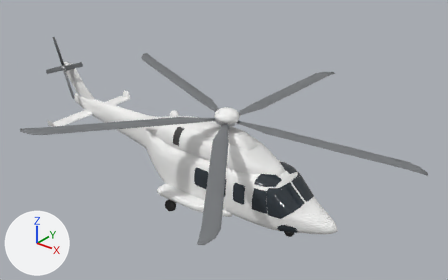
Two versions of the glTF model flightsim/viewer/models/aw139.glb, one commit apart.
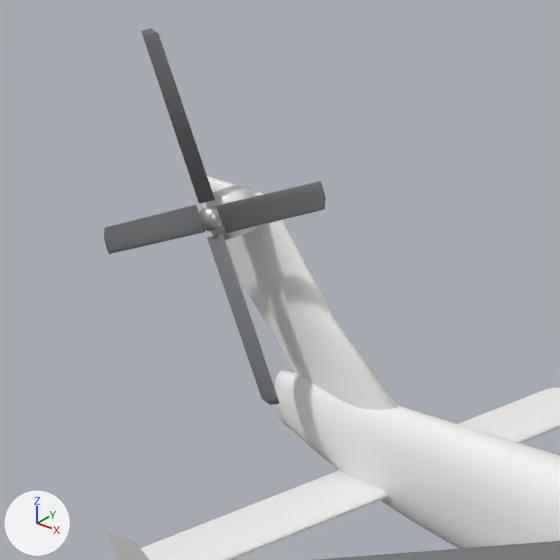
The first picture shows the older version from a camera (50 mm lens) standing at (12.38, -15.58, 12.38) and looking at (-0.79, 0.88, 2.17). The close-ups show the older and then the newer version on the part from 6% to 27% of the width and 11% to 45% of the height of that picture. Only the edits that show in the close-ups are written down. The lights are fixed; the arrows at lower left show +X, +Y and +Z.

Names of what the first close-up shows: 'AW139_Fin', 'AW139_Fuselage', 'AW139_MainBlade3', 'AW139_Stabilizer', 'AW139_TailBlade0', 'AW139_TailBlade1', 'AW139_TailBlade2', 'AW139_TailBlade3', 'AW139_TailGearbox' and 2 more.
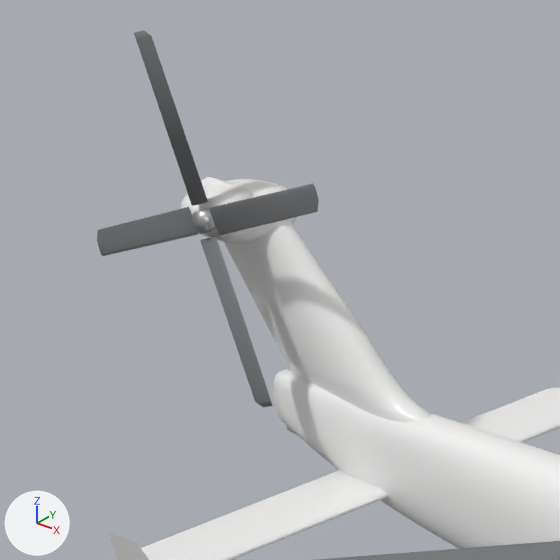
Diff of the bpy script that builds the scene:
```diff
--- a/flightsim/viewer/models/aw139.glb.py
+++ b/flightsim/viewer/models/aw139.glb.py
@@ me_aw139_fin @@
 # used by ob_aw139_fin; location = (0.0, 0.0, 0.0)
-me_aw139_fin.from_pydata(...)  # 240 vertices, 476 faces; spans x -9.04..-7.05, y -0.09..0.09, z 2.05..3.8
+me_aw139_fin.from_pydata(...)  # 1280 vertices, 2556 faces; spans x -9.03..-6.55, y -0.14..0.14, z 2.02..3.8
+# me_aw139_fin part 1: 230 vertices removed from x -9.04..-7.05, y -0.09..0.09, z 2.05..3.8; 1270 vertices added at x -9.03..-6.55, y -0.14..0.14, z 2.02..3.8
 me_aw139_fin.materials.append(mat_aw139_paint)
@@ me_aw139_tailblade0 @@
 # used by ob_aw139_tailblade0; location = (0.0, 0.0, 0.0)
-me_aw139_tailblade0.from_pydata(...)  # 48 vertices, 92 faces; spans x -8.315..-7.118, y -0.39..-0.37, z 3.628..4.237
+me_aw139_tailblade0.from_pydata(...)  # 48 vertices, 92 faces; spans x -8.315..-7.118, y -0.45..-0.43, z 3.628..4.237
+# me_aw139_tailblade0 part 2: the whole mesh is moved by (0.0, -0.06, 0.0)
 me_aw139_tailblade0.materials.append(mat_aw139_blade)
@@ me_aw139_tailblade1 @@
 # used by ob_aw139_tailblade1; location = (0.0, 0.0, 0.0)
-me_aw139_tailblade1.from_pydata(...)  # 48 vertices, 92 faces; spans x -8.937..-8.328, y -0.39..-0.37, z 3.785..4.982
+me_aw139_tailblade1.from_pydata(...)  # 48 vertices, 92 faces; spans x -8.937..-8.328, y -0.45..-0.43, z 3.785..4.982
+# me_aw139_tailblade1 part 3: the whole mesh is moved by (0.0, -0.06, 0.0)
 me_aw139_tailblade1.materials.append(mat_aw139_blade)
@@ me_aw139_tailblade2 @@
 # used by ob_aw139_tailblade2; location = (0.0, 0.0, 0.0)
-me_aw139_tailblade2.from_pydata(...)  # 48 vertices, 92 faces; spans x -9.682..-8.485, y -0.39..-0.37, z 3.163..3.772
+me_aw139_tailblade2.from_pydata(...)  # 48 vertices, 92 faces; spans x -9.682..-8.485, y -0.45..-0.43, z 3.163..3.772
+# me_aw139_tailblade2 part 4: the whole mesh is moved by (0.0, -0.06, 0.0)
 me_aw139_tailblade2.materials.append(mat_aw139_blade)
@@ me_aw139_tailblade3 @@
 # used by ob_aw139_tailblade3; location = (0.0, 0.0, 0.0)
-me_aw139_tailblade3.from_pydata(...)  # 48 vertices, 92 faces; spans x -8.472..-7.863, y -0.39..-0.37, z 2.418..3.615
+me_aw139_tailblade3.from_pydata(...)  # 48 vertices, 92 faces; spans x -8.472..-7.863, y -0.45..-0.43, z 2.418..3.615
+# me_aw139_tailblade3 part 5: the whole mesh is moved by (0.0, -0.06, 0.0)
 me_aw139_tailblade3.materials.append(mat_aw139_blade)
@@ me_aw139_tailgearbox @@
 # used by ob_aw139_tailgearbox; location = (0.0, 0.0, 0.0)
-me_aw139_tailgearbox.from_pydata(...)  # 48 vertices, 92 faces; spans x -8.57..-8.23, y -0.32..-0.1, z 3.53..3.87
+me_aw139_tailgearbox.from_pydata(...)  # 48 vertices, 92 faces; spans x -8.54..-8.26, y -0.38..-0.06, z 3.56..3.84
+# me_aw139_tailgearbox part 6: the whole mesh is scaled about its middle by (0.824, 1.45, 0.824), then moved by (0.0, -0.01, 0.0)
 me_aw139_tailgearbox.materials.append(mat_aw139_paint)
@@ me_aw139_tailfairing @@
+me_aw139_tailfairing.from_pydata(...)  # 642 vertices, 1280 faces; spans x -9.08..-8.06, y -0.34..0.34, z 3.44..3.81
+me_aw139_tailfairing.materials.append(mat_aw139_paint)  # white #f6f6f5
@@ ob_aw139_tailfairing @@
+ob_aw139_tailfairing = bpy.data.objects.new('AW139_TailFairing', me_aw139_tailfairing)
+ob_aw139_tailfairing.location = (0.0, 0.0, 0.0)
```

Pixel boxes [x1, y1, x2, y2] of what changed, in the close-ups (560 x 560 px):
'AW139_Fin', reshaped (17% wider)
    before: [202, 176, 399, 428]
    after: [201, 177, 432, 435]
'AW139_TailBlade1', moved
    before: [141, 28, 215, 204]
    after: [134, 30, 208, 206]
'AW139_TailBlade3', moved
    before: [207, 234, 279, 405]
    after: [200, 236, 273, 407]
'AW139_TailBlade0', moved
    before: [217, 181, 326, 233]
    after: [210, 183, 319, 236]
'AW139_TailBlade2', moved
    before: [104, 204, 205, 254]
    after: [97, 207, 198, 256]
'AW139_TailFairing', added
    after: [181, 179, 297, 244]
'AW139_TailGearbox', rescaled (7% shorter)
    before: [202, 185, 257, 240]
    after: [198, 187, 255, 238]
